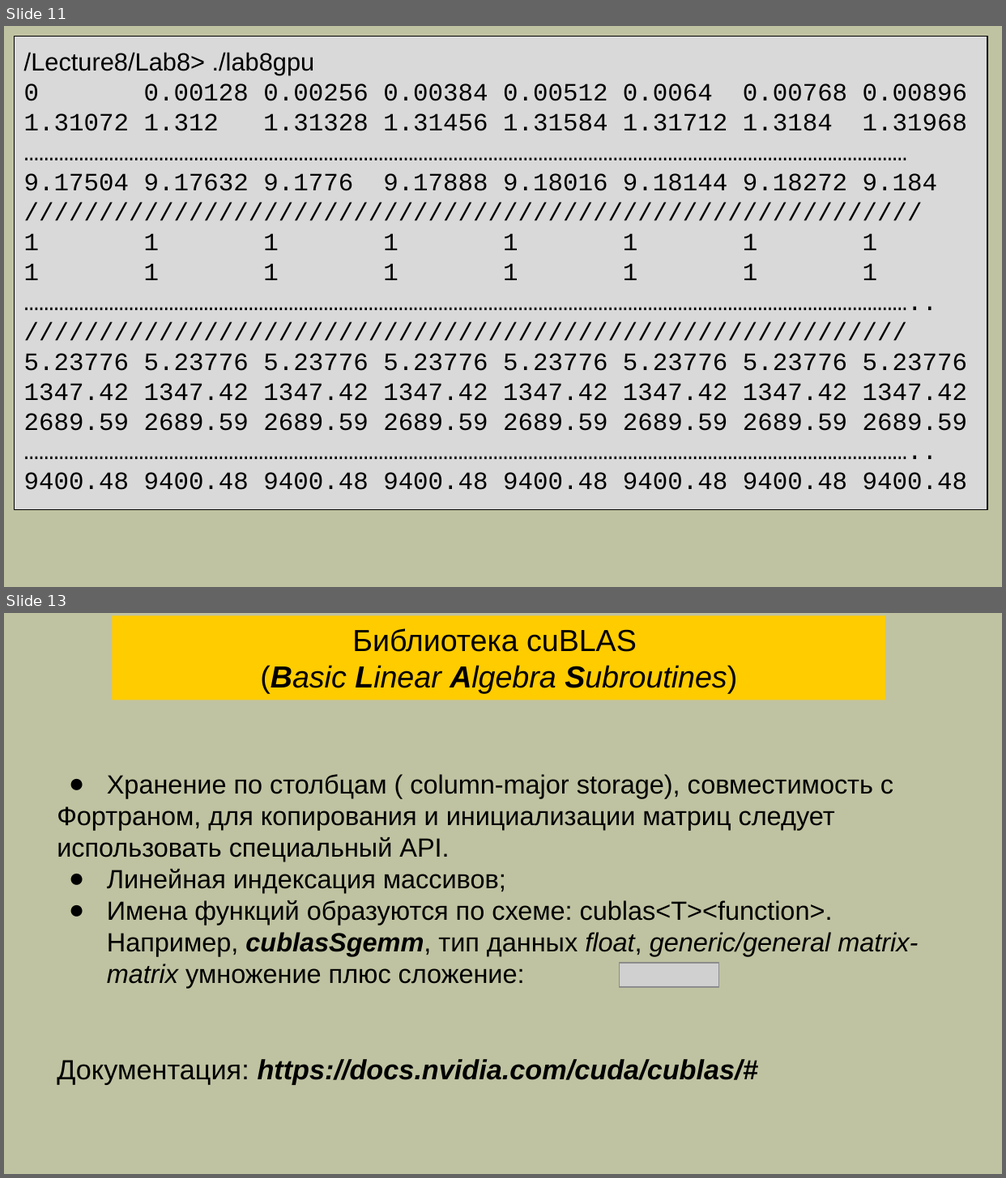
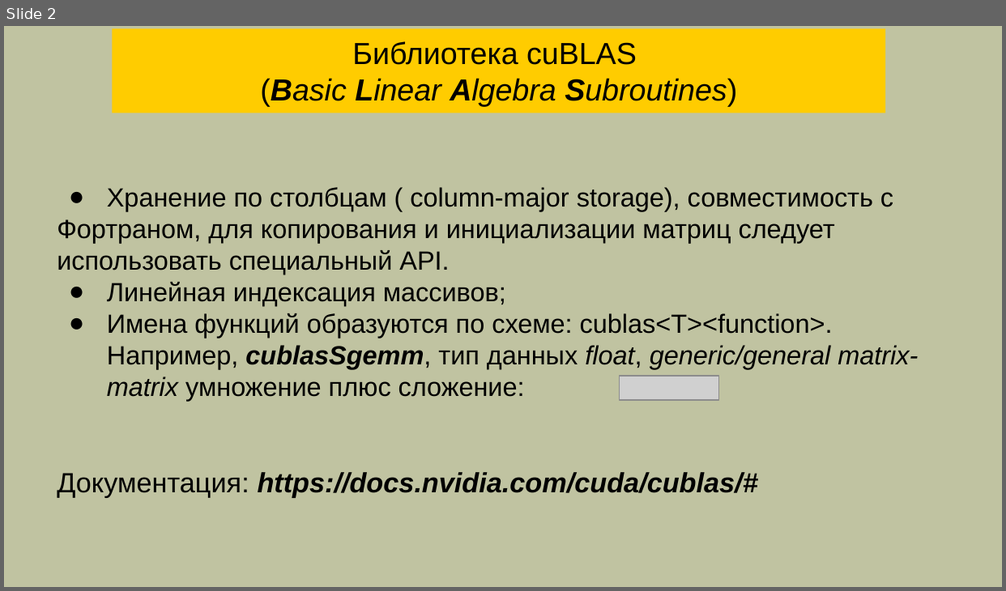
Before and after one commit to mlkv52/sibsutis_cuda_bachelors-2025, a slide deck: Лекции/pptx/Лекция13-ПГП-2025.pptx. Shown one above the other, each under a label of ours: slides 11 and 13 before the commit, slide 2 after it; the slides between them are not shown. The pictures are 1006x1178 and 1006x591 pixels, drawn with LibreOffice and Linux fonts; fonts in the diff are those of the drawing; grey boxes stand for pictures; background and template pictures are left out. Boxes give left, top, right and bottom in pixels: in the first picture for what was removed or moved away, otherwise in the second. Text is boxed around its words. In the diff, an @@ line names an element or a change of style, - is before the commit and + after.

```diff
--- a/Лекции/pptx/Лекция13-ПГП-2025.pptx
+++ b/Лекции/pptx/Лекция13-ПГП-2025.pptx
@@ slide 11 removed at (4, 26, 1002, 587), background #C0C3A1 @@
@@ rectangle removed at (14, 36, 987, 510) @@
-/Lecture8/Lab8> ./lab8gpu
-0 0.00128 0.00256 0.00384 0.00512 0.0064 0.00768 0.00896
-1.31072 1.312 1.31328 1.31456 1.31584 1.31712 1.3184 1.31968
-……………………………………………………………………………………………………………………………………………………………
-9.17504 9.17632 9.1776 9.17888 9.18016 9.18144 9.18272 9.184
-////////////////////////////////////////////////////////////
-1 1 1 1 1 1 1 1
-1 1 1 1 1 1 1 1
-……………………………………………………………………………………………………………………………………………………………..
-///////////////////////////////////////////////////////////
-5.23776 5.23776 5.23776 5.23776 5.23776 5.23776 5.23776 5.23776
-1347.42 1347.42 1347.42 1347.42 1347.42 1347.42 1347.42 1347.42
-2689.59 2689.59 2689.59 2689.59 2689.59 2689.59 2689.59 2689.59
-……………………………………………………………………………………………………………………………………………………………..
-9400.48 9400.48 9400.48 9400.48 9400.48 9400.48 9400.48 9400.48
@@ what was slide 13 is now slide 2 @@
```
Also in this commit, not shown: 1 slide changed, 10 other slides removed, 1 other file.
